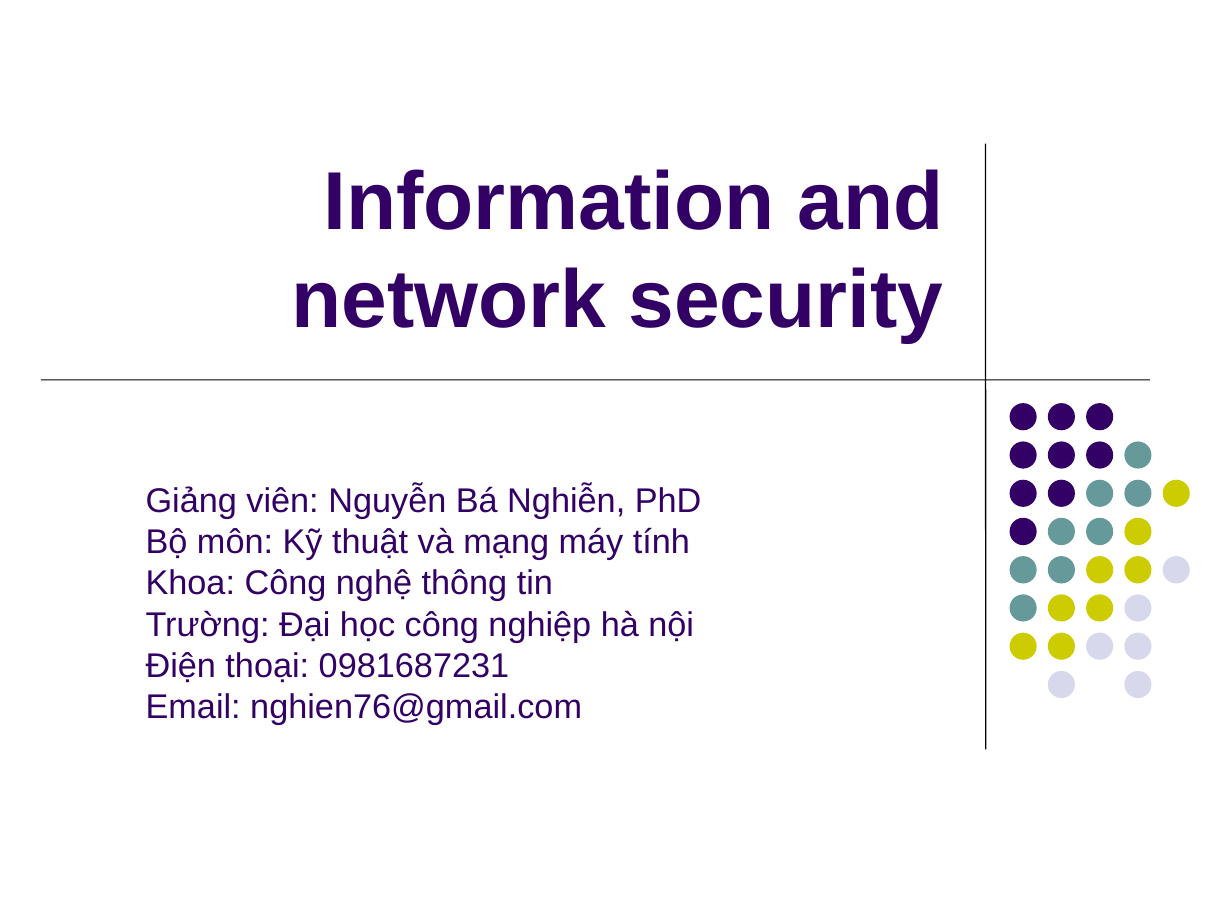
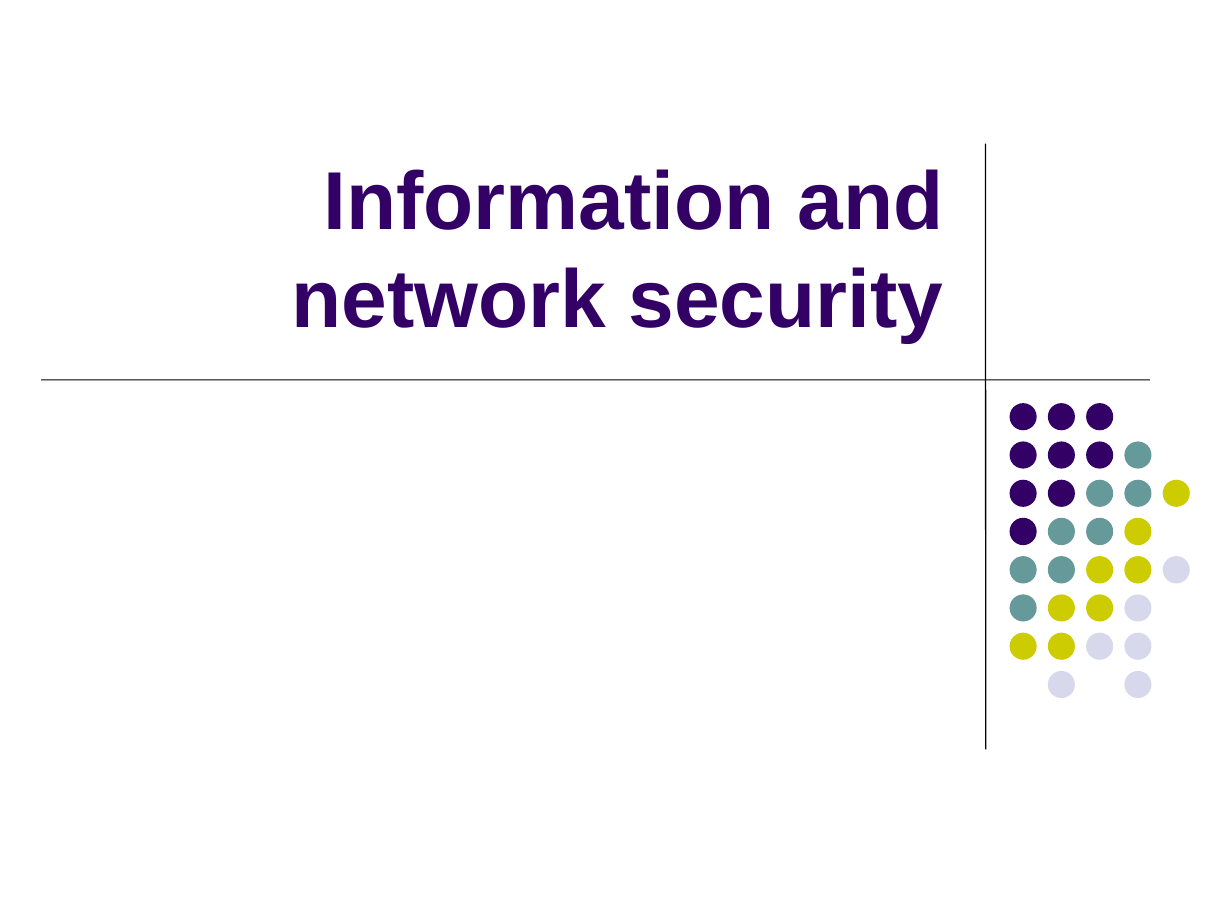
Before and after one commit to pnam29/Information-Network-Security, a slide deck: slide 1 of information and network security.ppt. Drawn at 1232x924 pixels with LibreOffice and Linux fonts; fonts in the diff are those of the drawing. Boxes give left, top, right and bottom in pixels: in the first picture for what was removed or moved away, otherwise in the second. Text is boxed around its words. In the diff, an @@ line names an element or a change of style, - is before the commit and + after.

```diff
--- a/information and network security.ppt
+++ b/information and network security.ppt
@@ text removed at (146, 485, 702, 724) @@
-Giảng viên: Nguyễn Bá Nghiễn, PhD
-Bộ môn: Kỹ thuật và mạng máy tính
-Khoa: Công nghệ thông tin
-Trường: Đại học công nghiệp hà nội
-Điện thoại: 0981687231
-Email: nghien76@gmail.com
```
Also in this commit, not shown: 4 other files.
